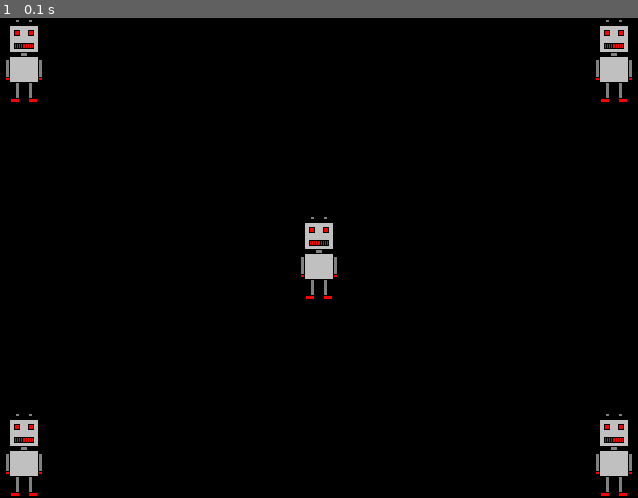
Above: before the commit, frame 1.
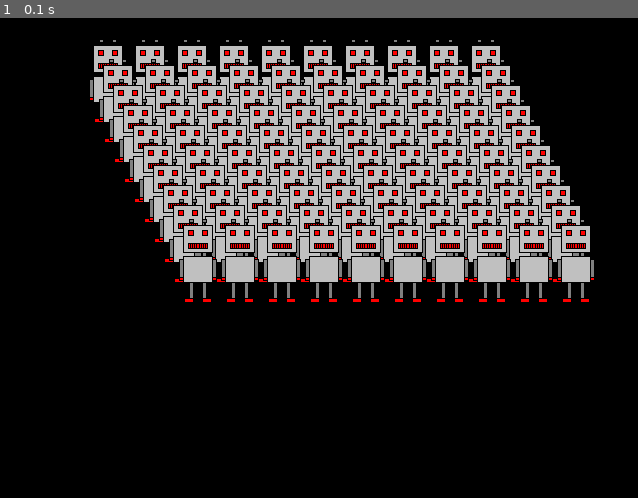
Above: after the commit, the same moment.

Repository: Yokanisha/LearnPygame
Game: pygame game, started from main.py
The game is run twice, just before and just after one commit, with the same random seed, the same clock (stepped at 60 frames per second) and the same inputs.
Inputs:
- Up to frame 1 (0.1 s): no input

The runs differ from the first frame. In frame 1, 27% of the frame differs, in the area x 0-100%, y 0-100%.

Commit message:
commit 2

Diff:
--- a/main.py
+++ b/main.py
@@ -1,4 +1,5 @@
 import pygame
+import random
 
 pygame.init()   # initializes the pygame module
 window = pygame.display.set_mode((640, 480))
@@ -9,15 +10,28 @@
 
 width = robot.get_width()
 height = robot.get_height()
-window.blit(robot, ((640-width)/2, (480-height)/2))
-window.blit(robot, (0, 0))
-window.blit(robot, (640-width, 0))
-window.blit(robot, (0, 480-height))
-window.blit(robot, (640-width, 480-height))
+#window.blit(robot, ((640-width)/2, (480-height)/2))
+#window.blit(robot, (0, 0))
+#window.blit(robot, (640-width, 0))
+#window.blit(robot, (0, 480-height))
+#window.blit(robot, (640-width, 480-height))
+
+#Like in the university
+for i in range(10):
+    for j in range(10):
+        window.blit(robot, (42*(2+j) + i*10, 20*(1+i)))
+        print(i, " : ", j)
+
+""" random robots
+for _ in range(1000):
+    rangeOfWidth = random.randint(0, 640 - width)
+    rangeOfHeight = random.randint(0, 480 - height)
+
+    window.blit(robot, (rangeOfWidth, rangeOfHeight))
+    print(rangeOfWidth)
+"""
 
 pygame.display.flip()   # updates the contents of the window
-
-
 
 while True:
     for event in pygame.event.get():
